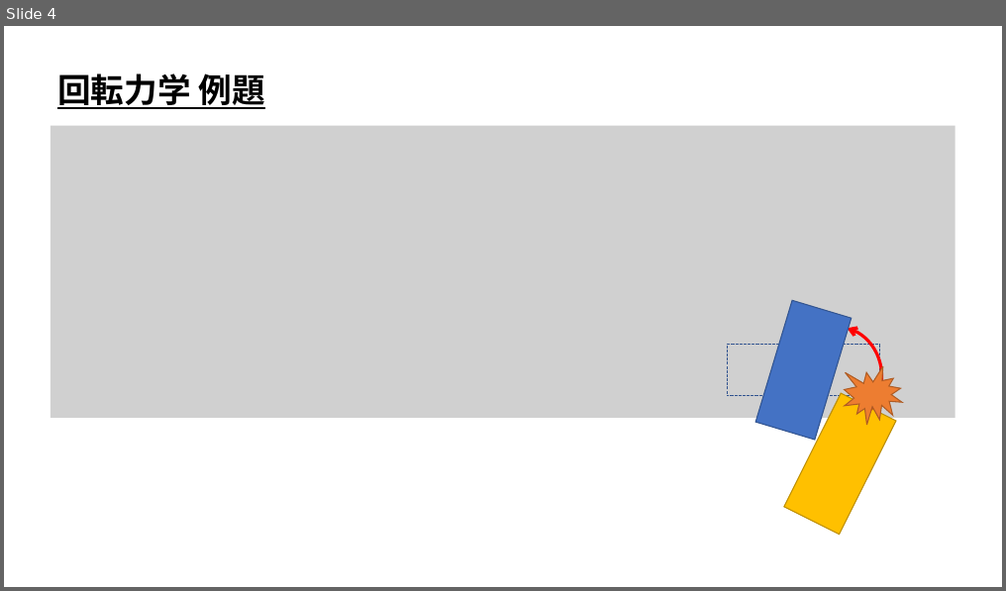
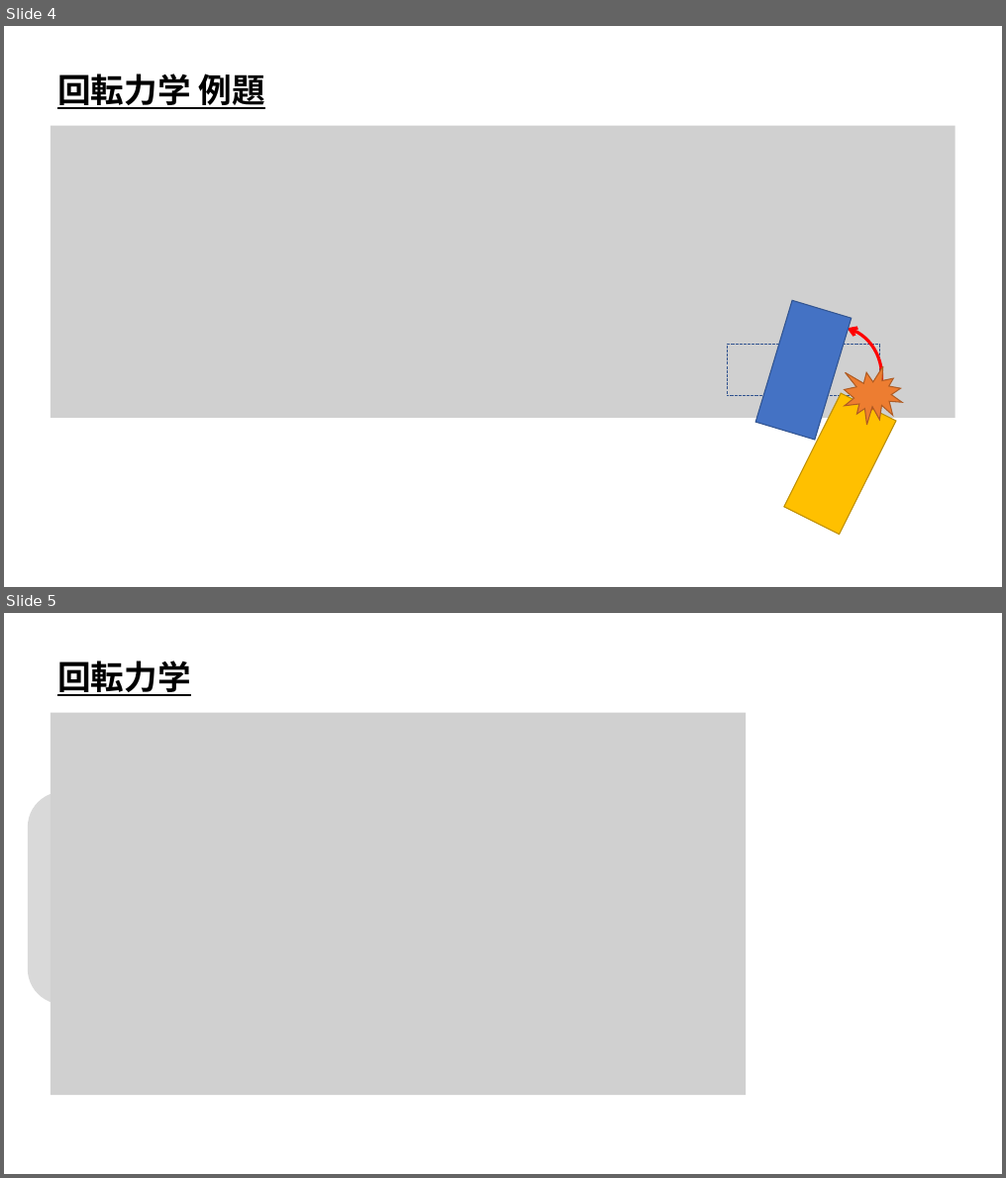
Before and after one commit to ArakiYusuke-Ohara/Textbook, a slide deck: ゲーム科2年/00_前期/ゲーム開発Ⅲ/ゲーム物理学/座学/29_回転力学.pptx. Shown one above the other, each under a label of ours: slide 4 before the commit, slides 4 and 5 after it. The pictures are 1006x591 and 1006x1178 pixels, drawn with LibreOffice and Linux fonts; fonts in the diff are those of the drawing; grey boxes stand for pictures. Boxes give left, top, right and bottom in pixels: in the first picture for what was removed or moved away, otherwise in the second. Text is boxed around its words. In the diff, an @@ line names an element or a change of style, - is before the commit and + after.

Commit message:
回転力学完成

```diff
--- a/ゲーム科2年/00_前期/ゲーム開発Ⅲ/ゲーム物理学/座学/29_回転力学.pptx
+++ b/ゲーム科2年/00_前期/ゲーム開発Ⅲ/ゲーム物理学/座学/29_回転力学.pptx
@@ slide 5 added at bbox=[4, 613, 1002, 1174], background #FFFFFF @@
@@ text added at bbox=[57, 661, 190, 696], 32 pt, text #000000, bold, underline @@
+回転力学
@@ picture added at bbox=[51, 713, 746, 1095] @@
@@ rounded rectangle added at bbox=[27, 792, 604, 1004], fill #D9D9D9 @@
```
Also in this commit, not shown: 2 slides changed, 4 other slides added, 1 other file.
